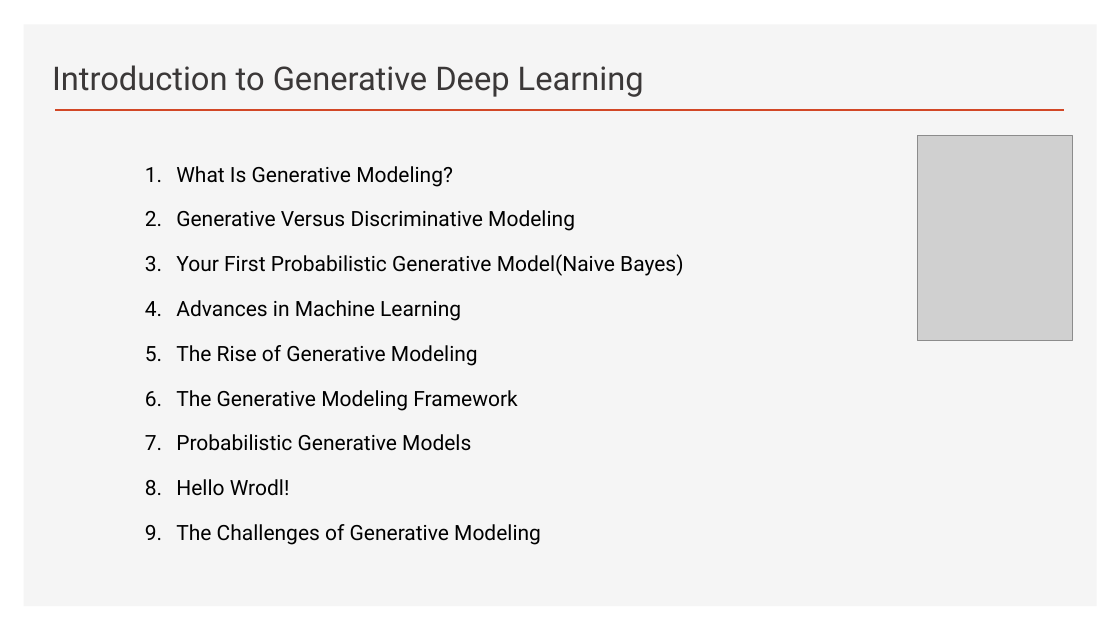
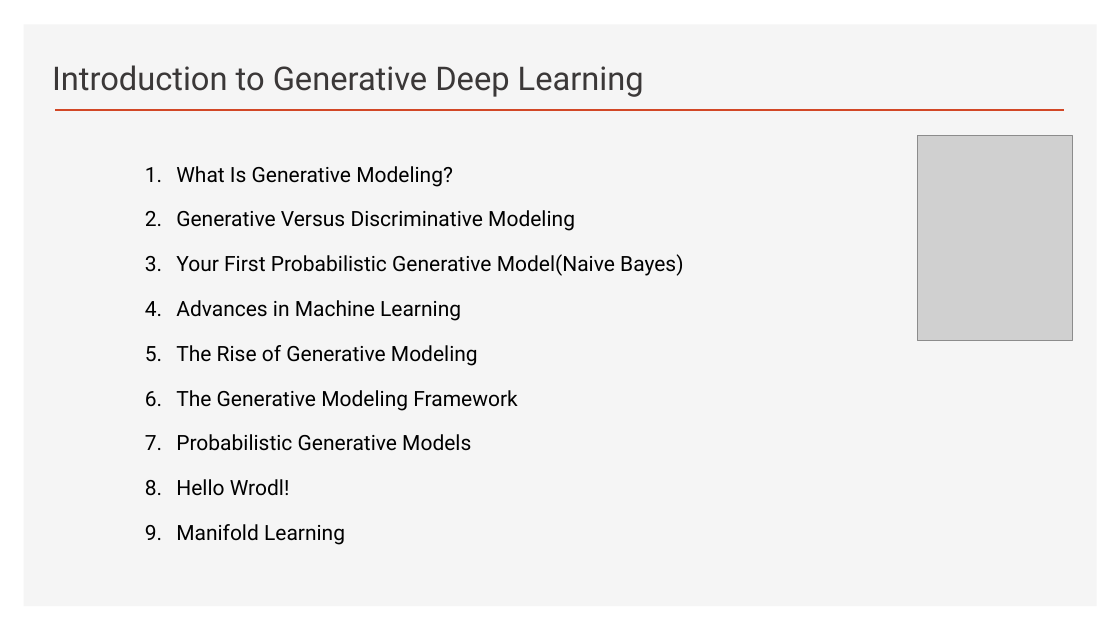
Before and after one commit to ancestor9/2026_Fall_AI-Literacy, a slide deck: slide 2 of Generative Deep Learning.pptx. Drawn at 1120x630 pixels with LibreOffice and Linux fonts; fonts in the diff are those of the drawing; grey boxes stand for pictures; background and template pictures are left out. Boxes give left, top, right and bottom in pixels: in the first picture for what was removed or moved away, otherwise in the second. Text is boxed around its words. In the diff, an @@ line names an element or a change of style, - is before the commit and + after.

```diff
--- a/Generative Deep Learning.pptx
+++ b/Generative Deep Learning.pptx
@@ text at [176,524,345,545]: text changed @@
-9. The Challenges of Generative Modeling
+9. Manifold Learning
```
Also in this commit, not shown: 1 other slide changed, 4 slides added, 2 slides removed.
